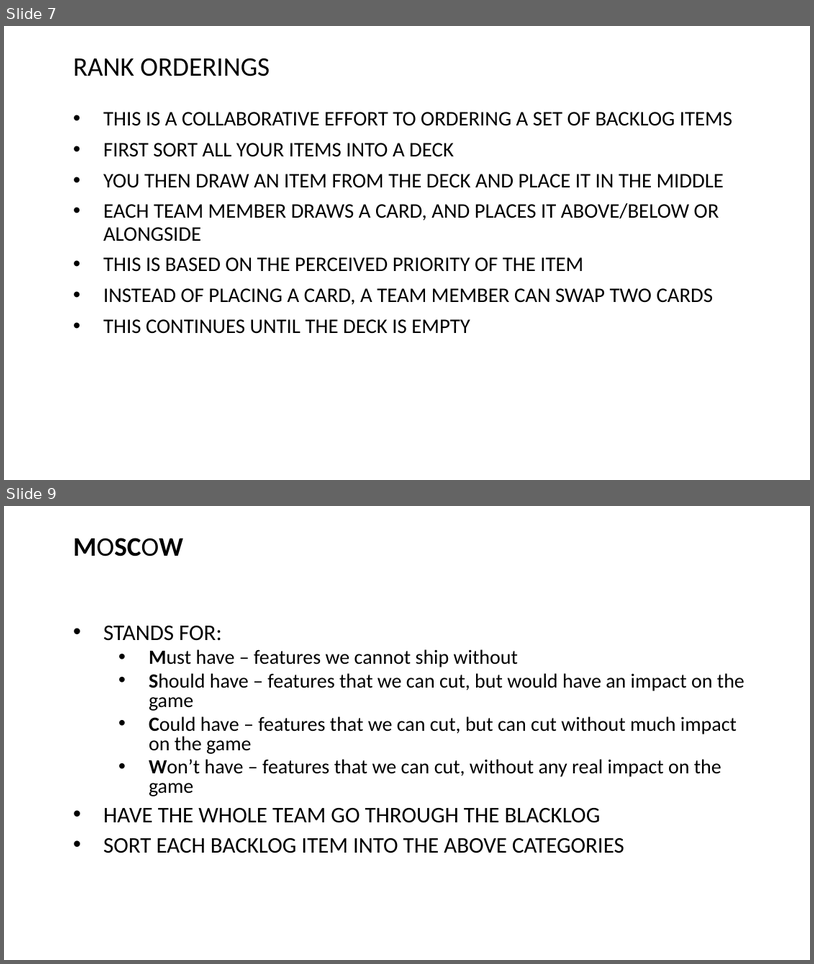
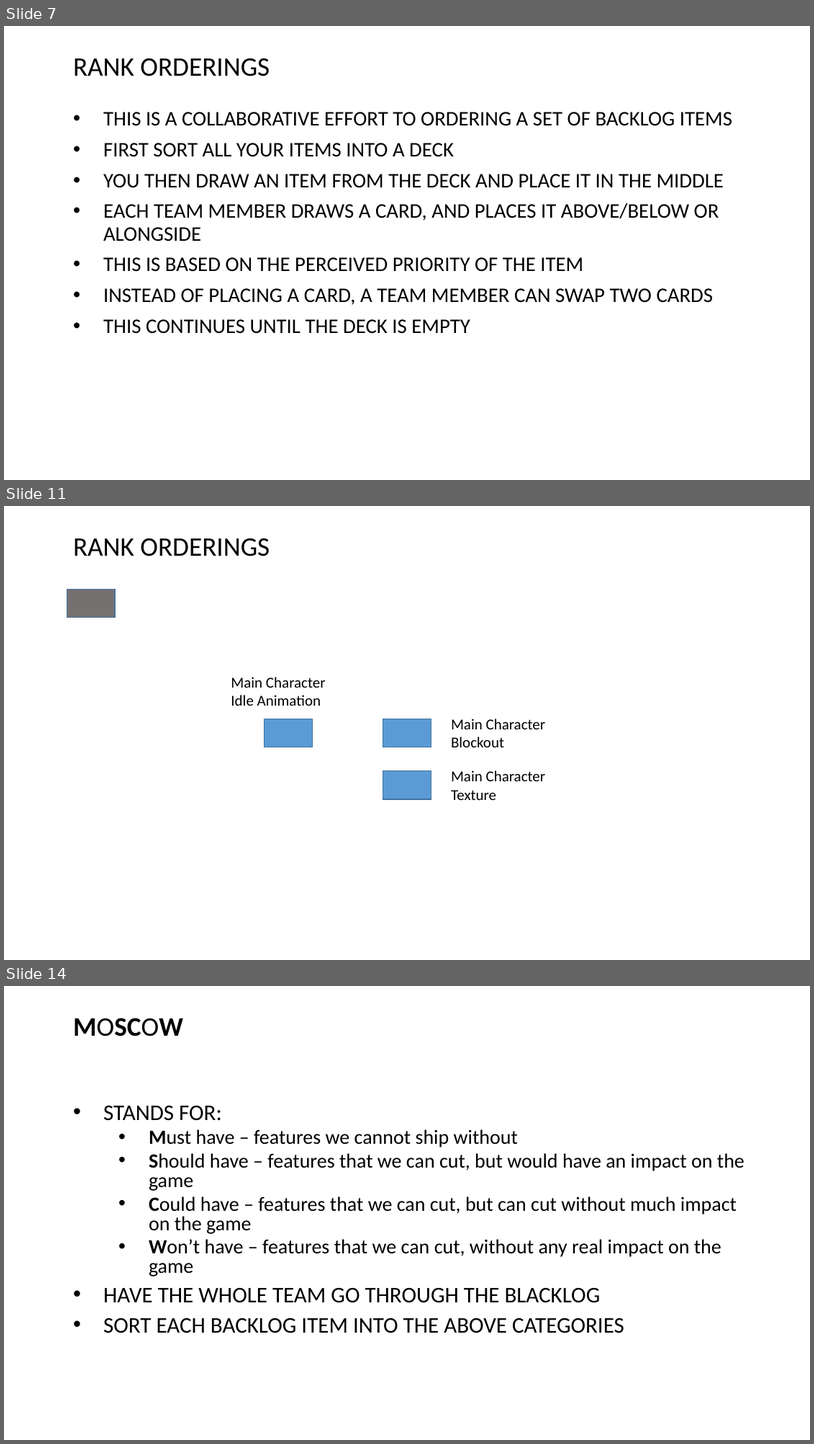
Before and after one commit to Falmouth-Games-Academy/ba-course-materials, a slide deck: GAM240/03/19-20-GAM240-Lecture-Planning.pptx. Shown one above the other, each under a label of ours: slides 7 and 9 before the commit, slides 7, 11 and 14 after it; the slides between them are not shown. The pictures are 814x964 and 814x1444 pixels, drawn with LibreOffice and Linux fonts; fonts in the diff are those of the drawing; background and template pictures are left out. Boxes give left, top, right and bottom in pixels: in the first picture for what was removed or moved away, otherwise in the second. Text is boxed around its words. In the diff, an @@ line names an element or a change of style, - is before the commit and + after.

```diff
--- a/GAM240/03/19-20-GAM240-Lecture-Planning.pptx
+++ b/GAM240/03/19-20-GAM240-Lecture-Planning.pptx
@@ slide 11 added at (4,506,810,960), background #FFFFFF @@
@@ text added at (73,538,270,556), 32 pt, text #000000 @@
+RANK ORDERINGS
@@ rectangle added at (67,590,115,618), fill #767171, outline #43739E 1 pt @@
@@ text added at (231,677,326,705), 18 pt, text #000000 @@
+Main Character
+Idle Animation
@@ rectangle added at (265,719,313,747), fill #5B9BD5, outline #43739E 1 pt @@
@@ rectangle added at (383,719,431,747), fill #5B9BD5, outline #43739E 1 pt @@
@@ text added at (451,718,546,747), 18 pt, text #000000 @@
+Main Character
+Blockout
@@ rectangle added at (383,771,431,800), fill #5B9BD5, outline #43739E 1 pt @@
@@ text added at (451,770,546,800), 18 pt, text #000000 @@
+Main Character
+Texture
@@ what was slide 9 is now slide 14 @@
```
Also in this commit, not shown: 2 slides changed, 5 other slides added.
